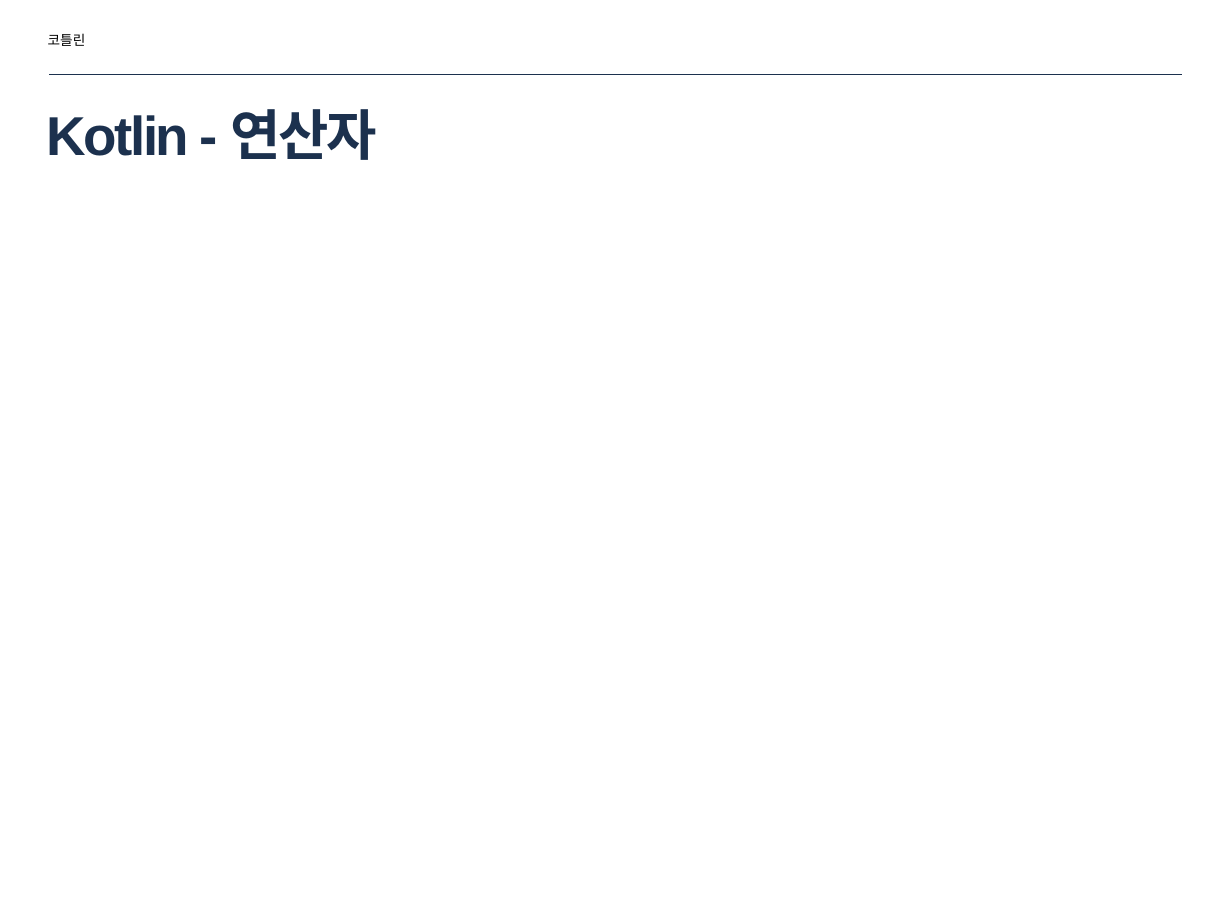
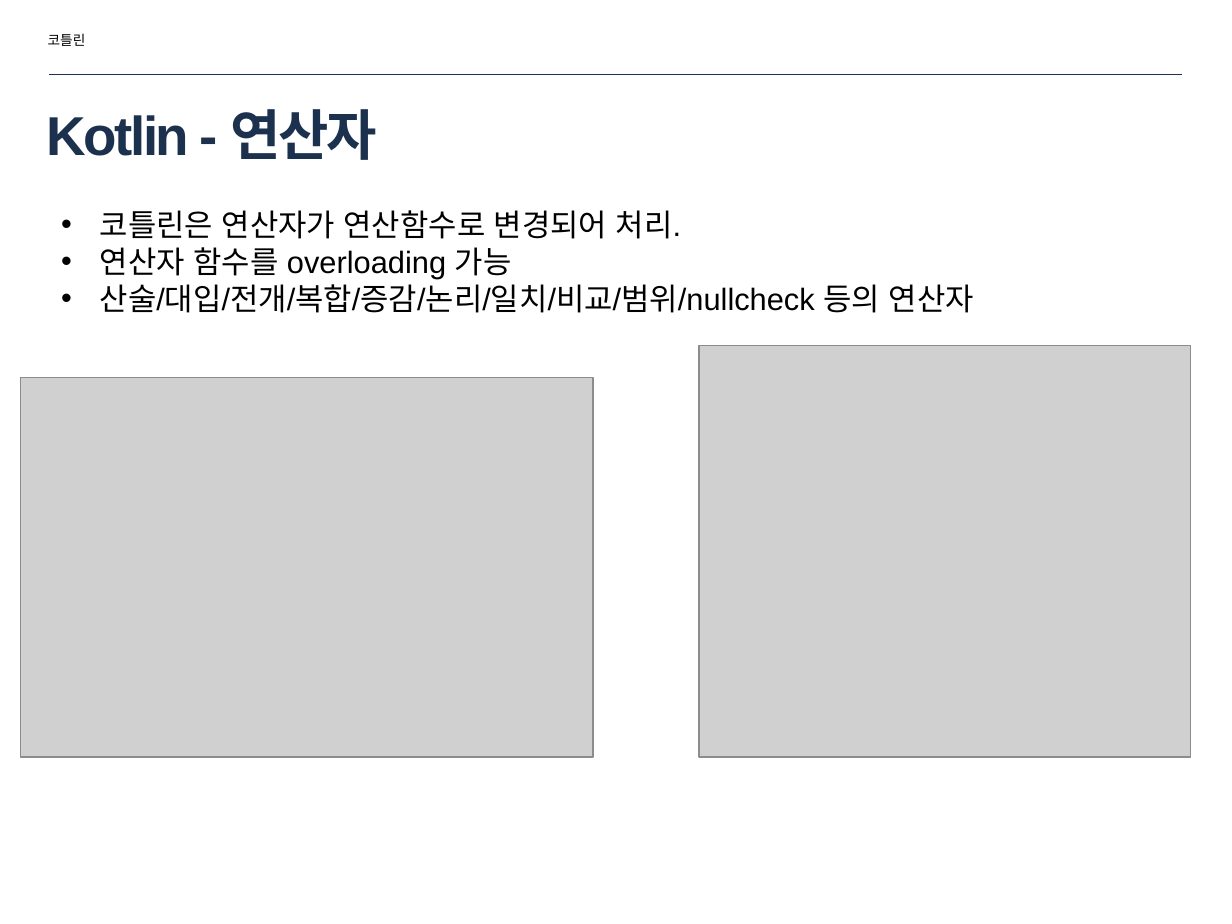
Before and after one commit to zoops/2018-kotlin-lecture, a slide deck: slide 32 of doc/2018-inu-kotlin-01.pptx (slide 23 before the commit). Drawn at 1232x924 pixels with LibreOffice and Linux fonts; fonts in the diff are those of the drawing; grey boxes stand for pictures. Boxes give left, top, right and bottom in pixels: in the first picture for what was removed or moved away, otherwise in the second. Text is boxed around its words. In the diff, an @@ line names an element or a change of style, - is before the commit and + after.

```diff
--- a/doc/2018-inu-kotlin-01.pptx
+++ b/doc/2018-inu-kotlin-01.pptx
@@ text added at (100,210,974,313), 18 pt, text #000000 @@
+• 코틀린은 연산자가 연산함수로 변경되어 처리.
+• 연산자 함수를 overloading 가능
+• 산술/대입/전개/복합/증감/논리/일치/비교/범위/nullcheck 등의 연산자
@@ picture added at (699,345,1190,756) @@
@@ picture added at (21,377,594,756) @@
```
Also in this commit, not shown: 7 other slides changed, 9 slides added.
